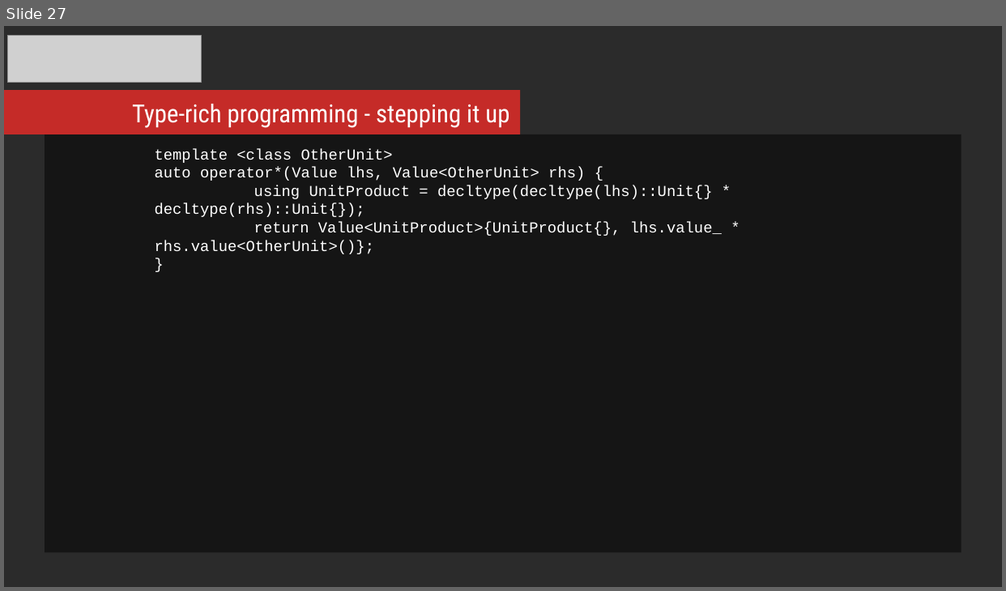
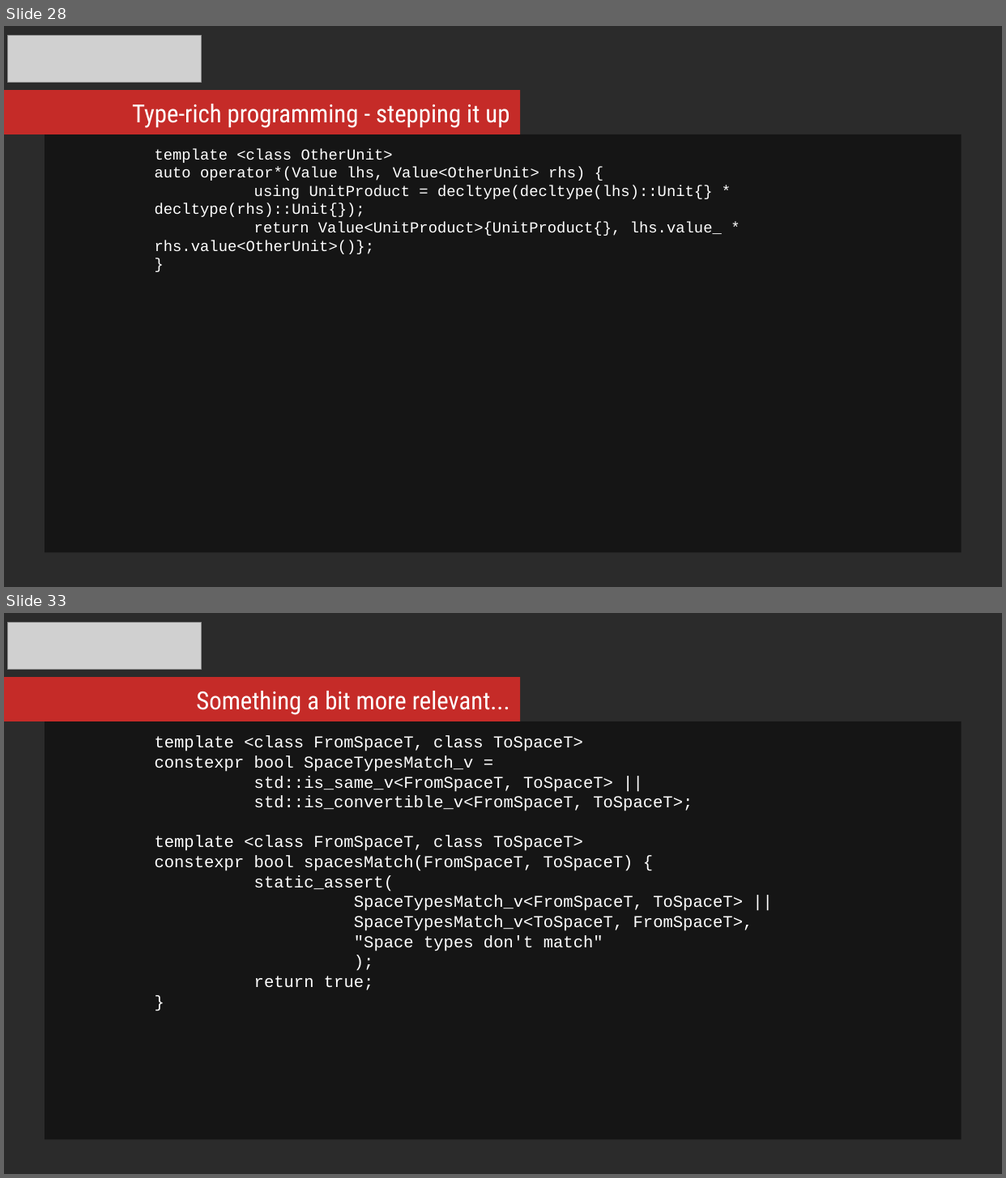
Before and after one commit to mikosz/type-safety, a slide deck: ask-not-what-you-can-do-for-the-compiler.odp. Shown one above the other, each under a label of ours: slide 27 before the commit, slides 28 and 33 after it; the slides between them are not shown. The pictures are 1006x591 and 1006x1178 pixels, drawn with LibreOffice and Linux fonts; fonts in the diff are those of the drawing; grey boxes stand for pictures; background and template pictures are left out; a plain dark background stands for a picture behind light text. Boxes give left, top, right and bottom in pixels: in the first picture for what was removed or moved away, otherwise in the second. Text is boxed around its words. In the diff, an @@ line names an element or a change of style, - is before the commit and + after.

```diff
--- a/ask-not-what-you-can-do-for-the-compiler.odp
+++ b/ask-not-what-you-can-do-for-the-compiler.odp
@@ slide 33 added at [4, 613, 1002, 1174], background picture (left out) @@
@@ picture added at [8, 622, 202, 669] @@
@@ rectangle added at [4, 677, 520, 721], fill #C52B28 @@
@@ text added at [196, 691, 510, 715], 18 pt, text #FFFFFF @@
+Something a bit more relevant...
@@ rectangle added at [45, 722, 961, 1139], fill #000000 at 51% opacity, 12 pt, text #FFFFFF @@
+template <class FromSpaceT, class ToSpaceT>
+constexpr bool SpaceTypesMatch_v =
+std::is_same_v<FromSpaceT, ToSpaceT> ||
+std::is_convertible_v<FromSpaceT, ToSpaceT>;
+template <class FromSpaceT, class ToSpaceT>
+constexpr bool spacesMatch(FromSpaceT, ToSpaceT) {
+static_assert(
+SpaceTypesMatch_v<FromSpaceT, ToSpaceT> ||
+SpaceTypesMatch_v<ToSpaceT, FromSpaceT>,
+"Space types don't match"
+);
+return true;
+}
@@ what was slide 27 is now slide 28 @@
```
Also in this commit, not shown: 8 other slides added, 12 other files.
